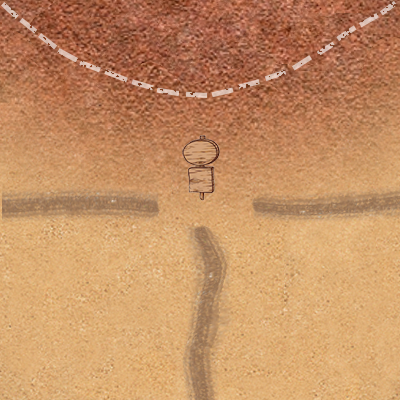
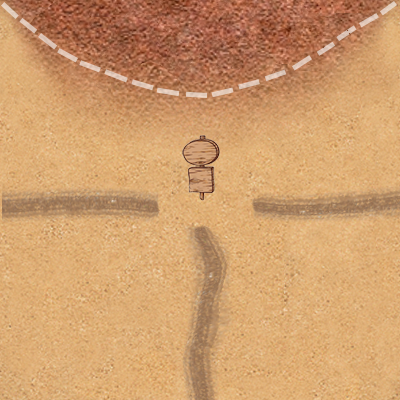
Layers edited between the first and the second 400x400 image:
renamed "Слой 2" to "Слой 9", painted on it over bbox(0, 0, 400, 241)
